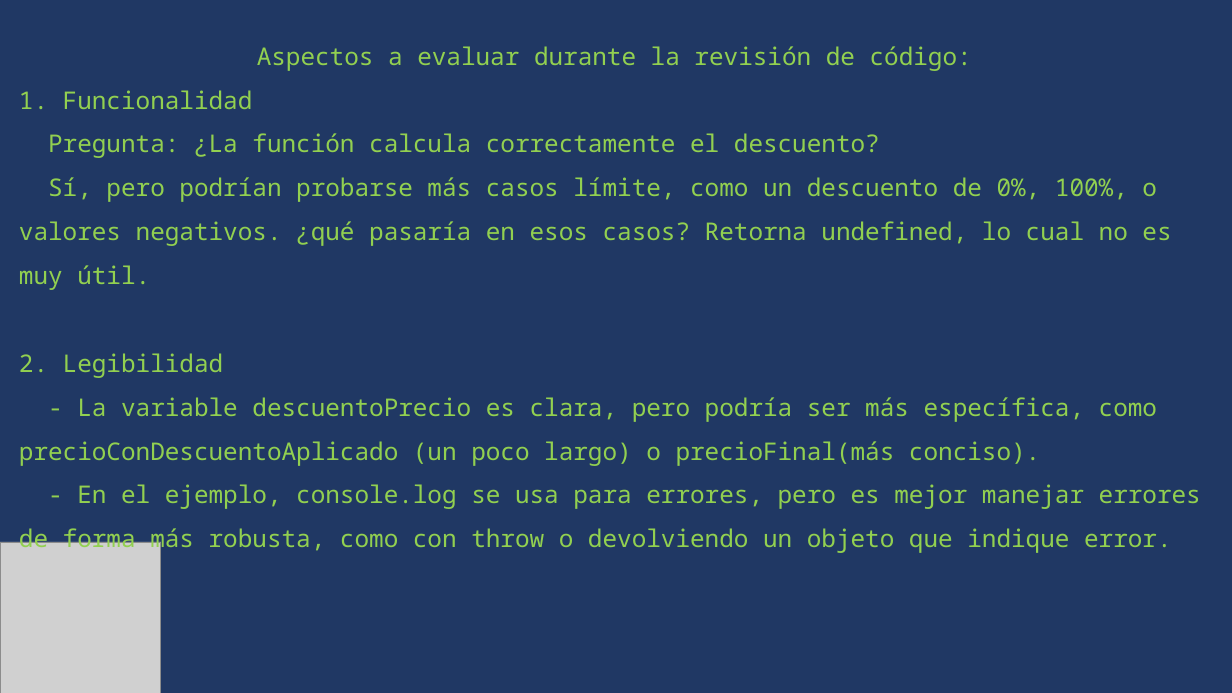
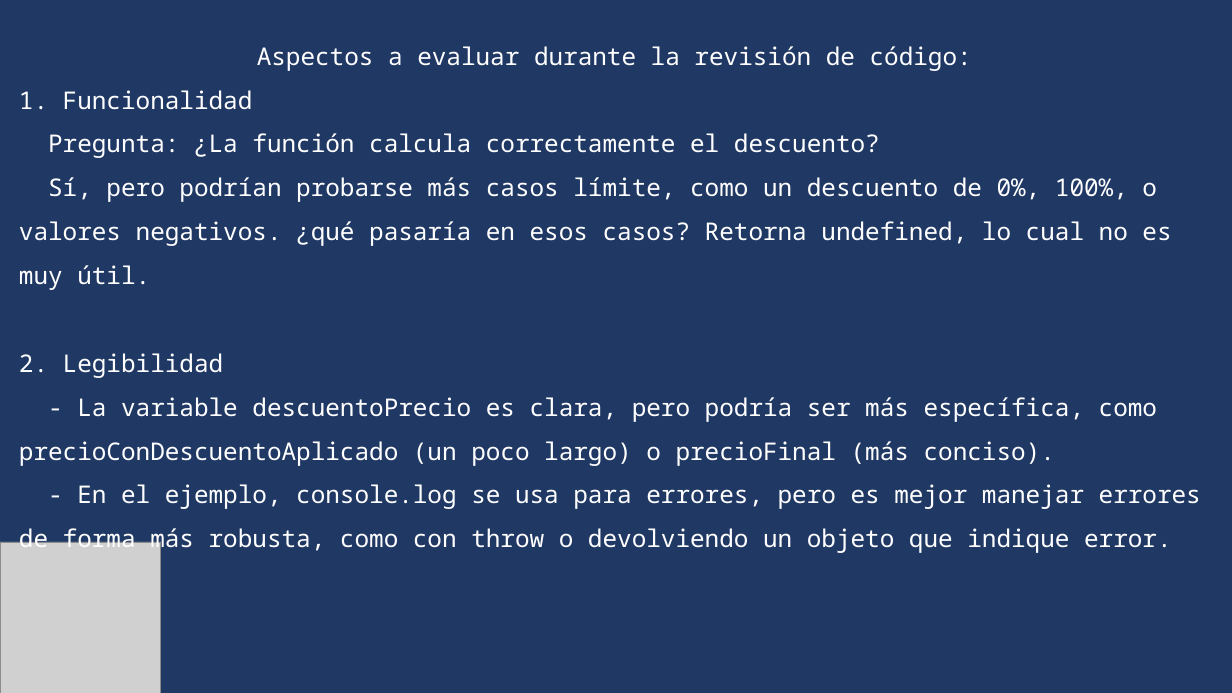
Before and after one commit to Ariel-GonzAguer/clubCodigo-Community, a slide deck: slide 32 of Código_Club_eventoInaugural-Presentación_PPT.pptx. Drawn at 1232x693 pixels with LibreOffice and Linux fonts; fonts in the diff are those of the drawing; grey boxes stand for pictures. Boxes give left, top, right and bottom in pixels: in the first picture for what was removed or moved away, otherwise in the second. Text is boxed around its words. In the diff, an @@ line names an element or a change of style, - is before the commit and + after.

```diff
--- a/Código_Club_eventoInaugural-Presentación_PPT.pptx
+++ b/Código_Club_eventoInaugural-Presentación_PPT.pptx
@@ text at [19,46,1201,554]: text colour #92D050 to #FFFFFF in "Aspectos a evaluar durante la revisión de ...", "1. Funcionalidad Pregunta: ¿La función calcula correctamente ...", "Sí, pero podrían probarse más casos límite, ...", "- En el ejemplo, console.log se usa ..." @@
@@ text at [19,397,1157,466]: text changed; text colour #92D050 to #FFFFFF @@
-- La variable descuentoPrecio es clara, pero podría ser más específica, como precioConDescuentoAplicado (un poco largo) o precioFinal(más conciso).
+- La variable descuentoPrecio es clara, pero podría ser más específica, como precioConDescuentoAplicado (un poco largo) o precioFinal (más conciso).
```
Also in this commit, not shown: 7 other slides changed, 5 slides added, 2 slides removed, 2 other files.
